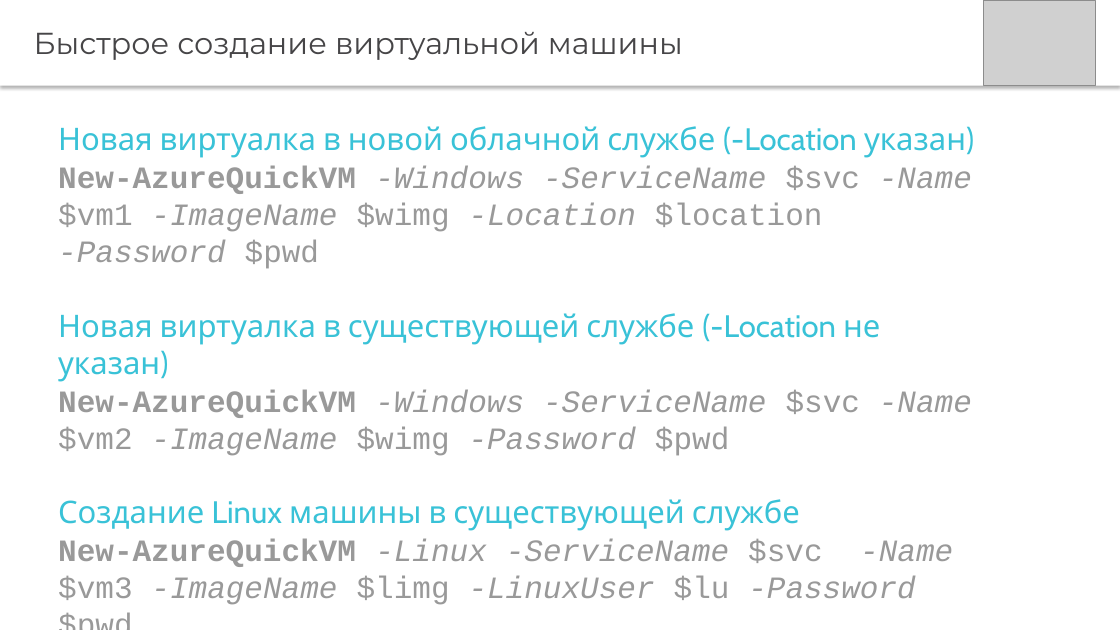
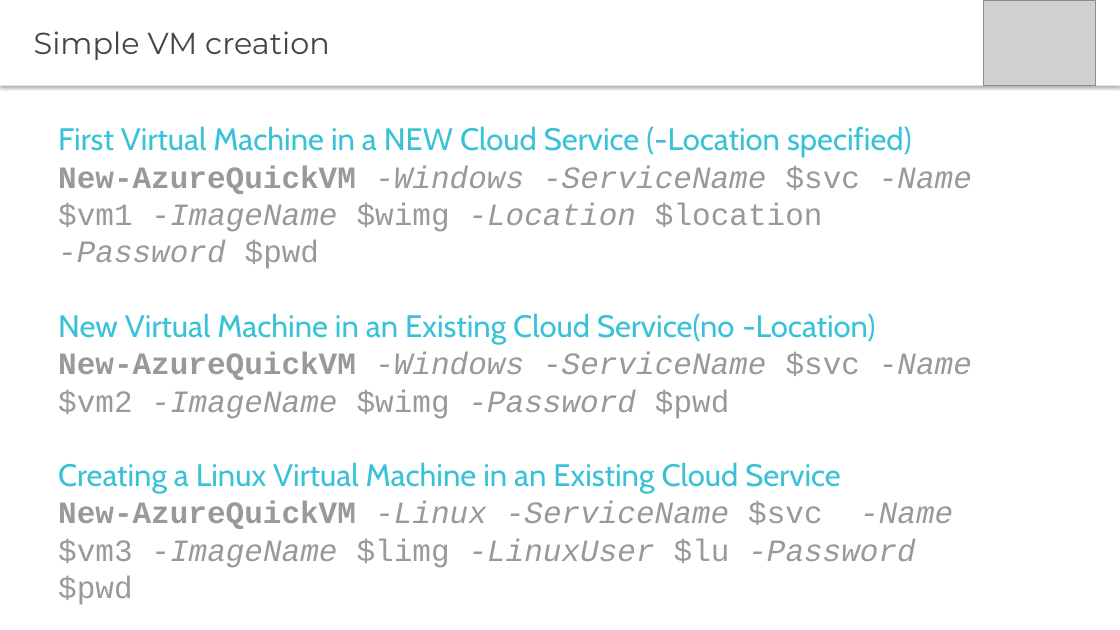
Before and after one commit to PyroJoke/AzureBootcamp2015Kharkiv, a slide deck: slide 9 of Virtual Machines Automated Deployment/Global Azure Bootcamp - Automating Azure VMs with Powershell.pptx. Drawn at 1120x630 pixels with LibreOffice and Linux fonts; fonts in the diff are those of the drawing; grey boxes stand for pictures. Boxes give left, top, right and bottom in pixels: in the first picture for what was removed or moved away, otherwise in the second. Text is boxed around its words. In the diff, an @@ line names an element or a change of style, - is before the commit and + after.

```diff
--- a/Virtual Machines Automated Deployment/Global Azure Bootcamp - Automating Azure VMs with Powershell.pptx
+++ b/Virtual Machines Automated Deployment/Global Azure Bootcamp - Automating Azure VMs with Powershell.pptx
@@ text at [34, 31, 330, 60]: text changed @@
-Быстрое создание виртуальной машины
+Simple VM creation
@@ text at [58, 126, 912, 158]: text changed @@
-Новая виртуалка в новой облачной службе (-Location указан)
+First Virtual Machine in a NEW Cloud Service (-Location specified)
@@ text at [58, 313, 876, 345]: text changed @@
-Новая виртуалка в существующей службе (-Location не указан)
+New Virtual Machine in an Existing Cloud Service(no -Location)
@@ text at [58, 462, 841, 494]: text changed @@
-Создание Linux машины в существующей службе
+Creating a Linux Virtual Machine in an Existing Cloud Service
```
Also in this commit, not shown: 15 other slides changed, 10 slides added, 1 slide removed, 2 other files.
